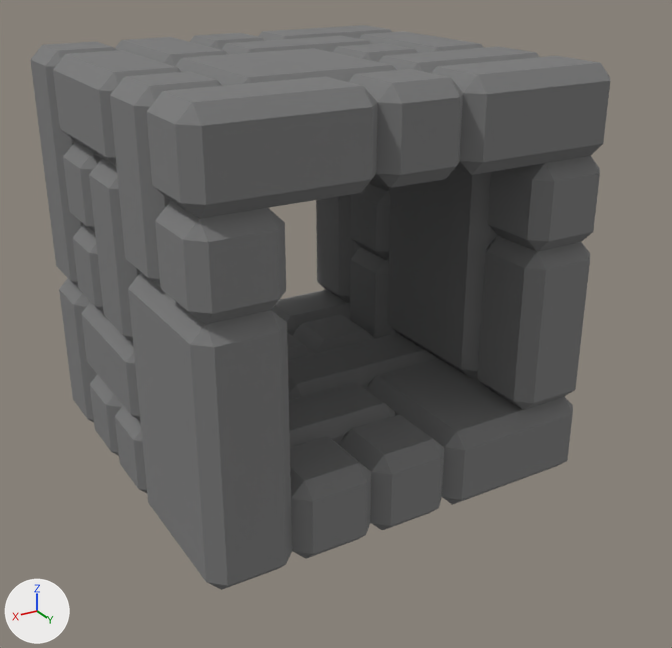
What one commit did to the glTF model objects/walls4.glb.
Rendered twice from a camera (50 mm lens) standing at (1.069, 1.431, 0.772) and looking at (-0.024, -0.391, -0.139). Arrows for +X, +Y and +Z are at lower left; the lights stay in place. Where no turn or scale is listed for an object, it has been applied to the vertices. Vertices at the same position are counted once.

The first picture shows 'walls4'.
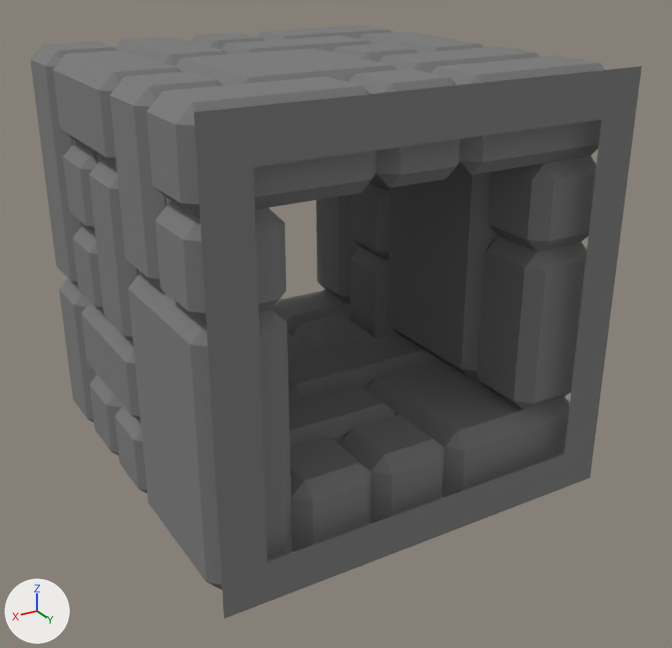
Where the newer file only moved an object's origin or applied its transform, the numbers keep the older frame.

Edits to the scene script, one JSON object a line:
```json
{"block": "me_cube_002", "where": "me_cube_002.from_pydata(...)  # 832 vertices, 1672 faces; spans x -0.5..0.5, y -1.0..0.0, z -0.5..0.5"}
{"block": "me_cube_002", "where": "# used by ob_walls4; location = (0.0, 0.0, 0.0)"}
{"block": "me_cube_002", "where": "# verts and faces of me_cube_002; kept vertices keep their numbers, new ones are numbered from 832"}
{"block": "me_cube_002", "change": "me_cube_002 part 1"}
{"op": "add", "block": "me_cube_002", "code": "verts[832] = (-0.4, 0.05, 0.4)  # pixel (601, 119)"}
{"op": "add", "block": "me_cube_002", "code": "verts[833] = (-0.4, 0.05, 0.5)  # pixel (607, 69)"}
{"op": "add", "block": "me_cube_002", "code": "verts[834] = (-0.5, 0.05, -0.5)  # pixel (590, 477)"}
{"op": "add", "block": "me_cube_002", "code": "verts[835] = (-0.5, 0.05, -0.4)  # pixel (594, 443)"}
{"op": "add", "block": "me_cube_002", "code": "for new, old in zip([*range(836, 840)], [*range(832, 836)]): verts[new] = verts[old] + (0.9, 0.0, 0.0)"}
{"op": "add", "block": "me_cube_002", "code": "verts[840] = (-0.5, 0.05, -0.4)  # pixel (594, 443)"}
{"op": "add", "block": "me_cube_002", "code": "verts[841] = (-0.5, 0.05, 0.5)  # pixel (641, 66)"}
{"op": "add", "block": "me_cube_002", "code": "verts[842] = (0.4, 0.05, -0.5)  # pixel (268, 601)"}
{"op": "add", "block": "me_cube_002", "code": "verts[843] = (0.4, 0.05, 0.4)  # pixel (253, 167)"}
{"op": "add", "block": "me_cube_002", "code": "for new, old in zip([*range(844, 848)], [*range(840, 844)]): verts[new] = verts[old] + (0.1, 0.0, 0.0)"}
{"op": "add", "block": "me_cube_002", "code": "faces += [(832, 837, 833), (832, 836, 837), (840, 845, 841), (840, 844, 845), (834, 839, 835), (834, 838, 839)]"}
{"op": "add", "block": "me_cube_002", "code": "faces += [(842, 847, 843), (842, 846, 847)]"}
```

Pixel boxes [x1, y1, x2, y2] of what changed, in the pictures (672 x 648 px):
```json
{"object": "walls4", "change": "reshaped", "before": [30, 25, 610, 590], "after": [30, 25, 642, 619]}
{"part": 1, "of": "me_cube_002", "change": "added", "after": [194, 66, 642, 619]}
```
